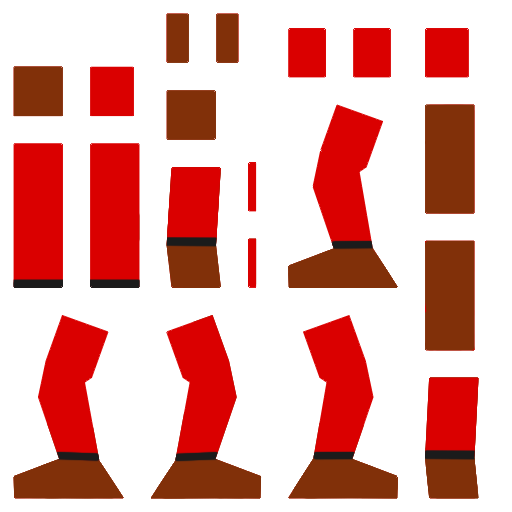
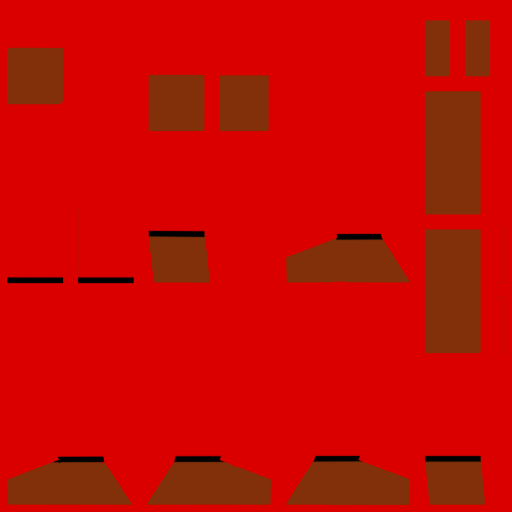
Layers edited between the first and the second 512 × 512 image:
painted on "black" over [7, 230, 481, 464]
moved "brown" above "red", painted on it over [7, 13, 505, 505]
painted on "red" over [7, 13, 486, 505]
added layer "Layer 1" over [0, 0, 512, 512]
